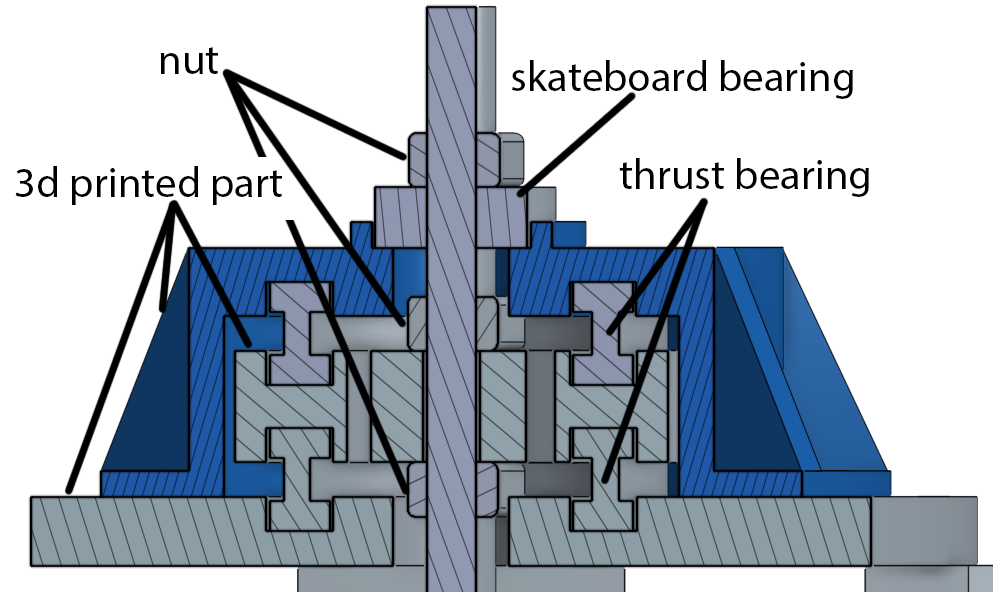
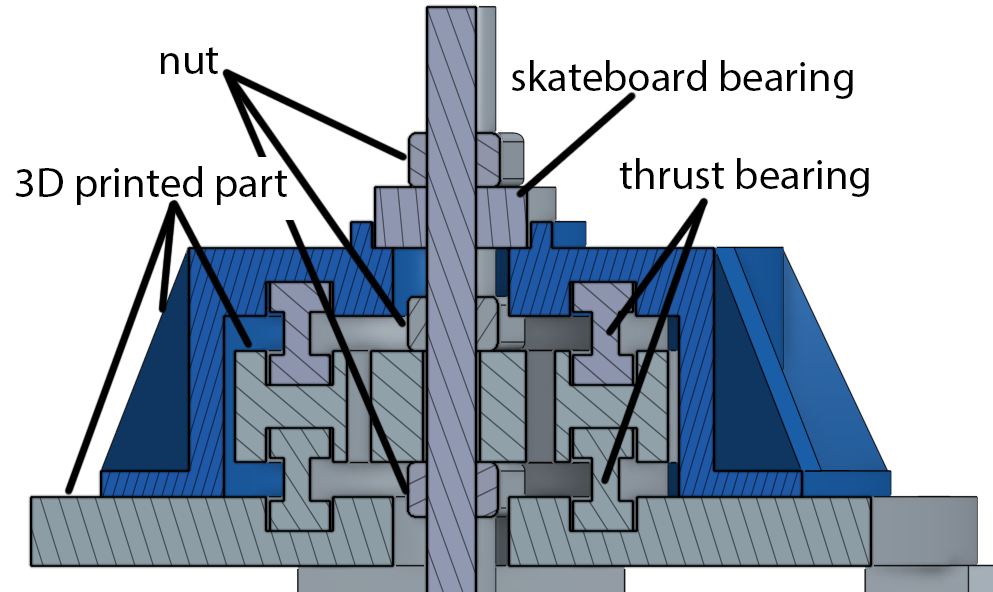
The second 993x592 image is a revision of the first. Changes to its layers:
renamed "3d printed part" to "3D printed part", painted on it over box(38, 166, 287, 205)
